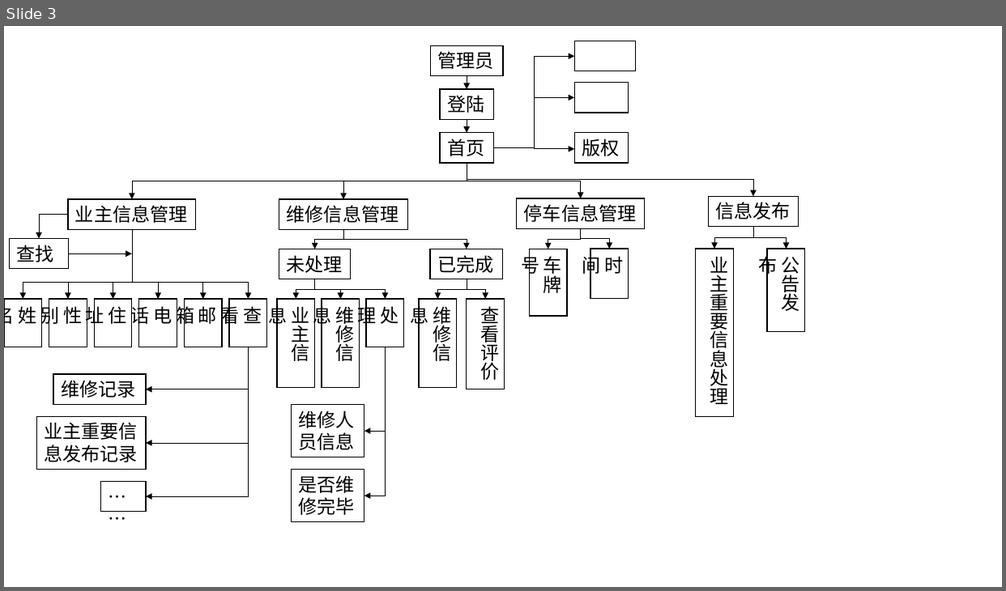
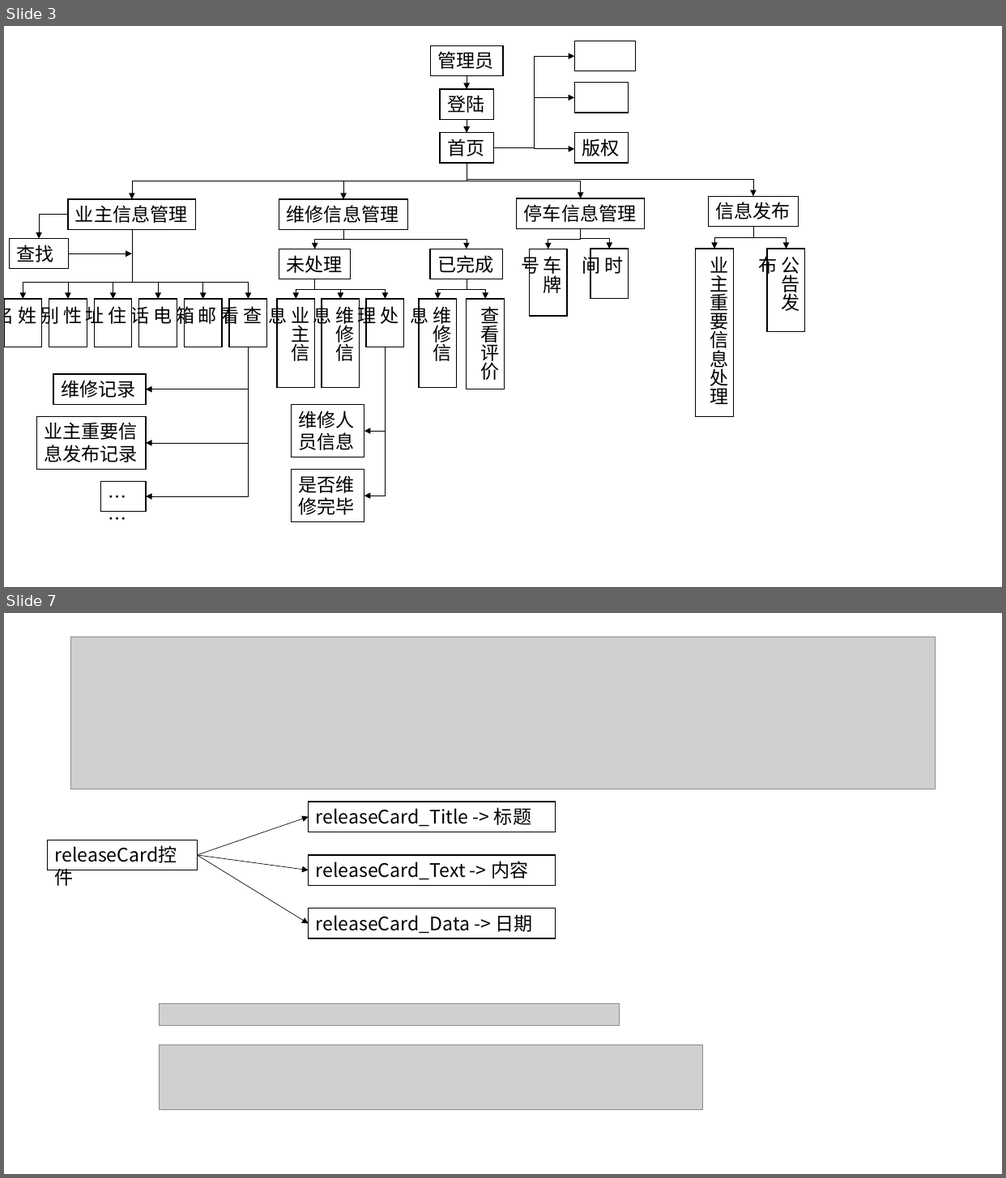
Before and after one commit to tan981211/safe, a slide deck: safe1/资料/图.pptx. Shown one above the other, each under a label of ours: slide 3 before the commit, slides 3 and 7 after it; the slides between them are not shown. The pictures are 1006x591 and 1006x1178 pixels, drawn with LibreOffice and Linux fonts; fonts in the diff are those of the drawing; grey boxes stand for pictures. Boxes give left, top, right and bottom in pixels: in the first picture for what was removed or moved away, otherwise in the second. Text is boxed around its words. In the diff, an @@ line names an element or a change of style, - is before the commit and + after.

```diff
--- a/safe1/资料/图.pptx
+++ b/safe1/资料/图.pptx
@@ slide 7 added at [4, 613, 1002, 1174], background #FFFFFF @@
@@ picture added at [71, 637, 936, 789] @@
@@ rectangle added at [309, 802, 556, 832], fill #FFFFFF, outline #000000 1 pt, 18 pt, text #000000 @@
+releaseCard_Title -> 标题
@@ arrow added from (197, 855) to (309, 816), #000000 0.5 pt @@
@@ rectangle added at [48, 840, 197, 870], fill #FFFFFF, outline #000000 1 pt, 18 pt, text #000000 @@
+releaseCard控件
@@ arrow added from (197, 855) to (309, 871), #000000 0.5 pt @@
@@ arrow added from (197, 855) to (309, 924), #000000 0.5 pt @@
@@ rectangle added at [309, 855, 556, 885], fill #FFFFFF, outline #000000 1 pt, 18 pt, text #000000 @@
+releaseCard_Text -> 内容
@@ rectangle added at [309, 909, 556, 939], fill #FFFFFF, outline #000000 1 pt, 18 pt, text #000000 @@
+releaseCard_Data -> 日期
@@ picture added at [159, 1004, 620, 1026] @@
@@ picture added at [159, 1046, 703, 1110] @@
```
Also in this commit, not shown: 5 other slides added, 20 other files.
